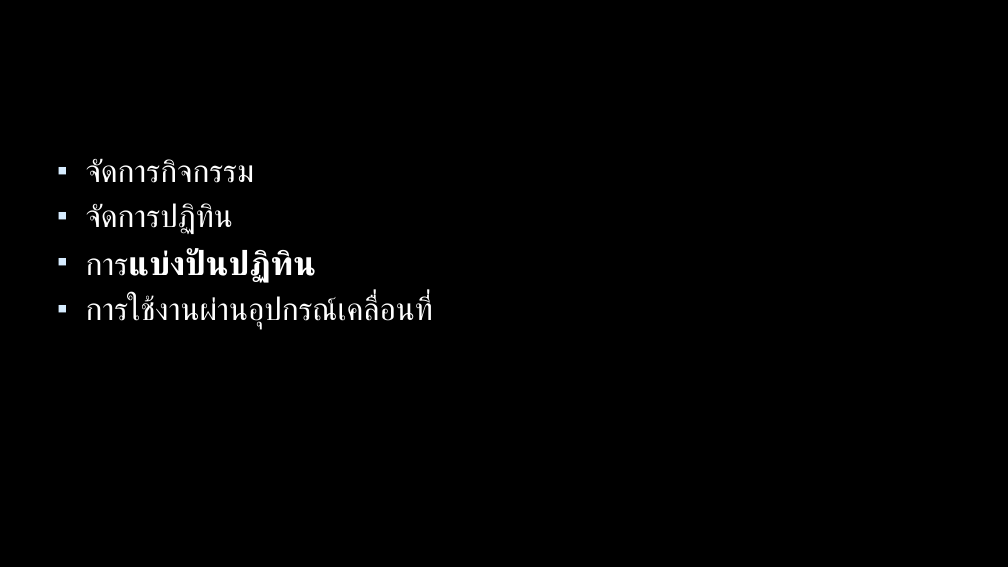
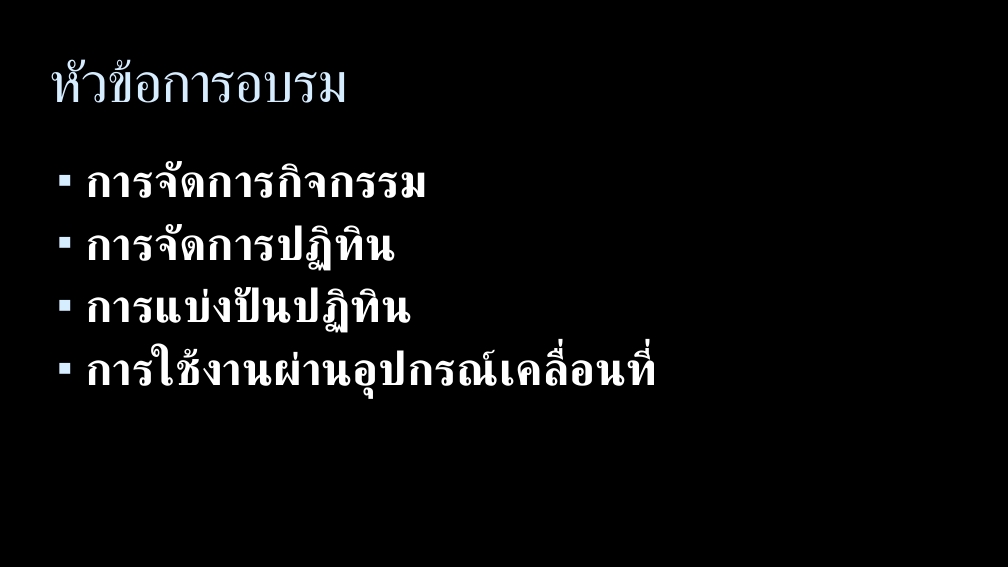
Before and after one commit to bratchasak/gcalendar, a slide deck: slide 2 of Google Calendar.pptx. Drawn at 1008x567 pixels with LibreOffice and Linux fonts; fonts in the diff are those of the drawing. Boxes give left, top, right and bottom in pixels: in the first picture for what was removed or moved away, otherwise in the second. Text is boxed around its words. In the diff, an @@ line names an element or a change of style, - is before the commit and + after.

Commit message:
edit 2014-04-04

```diff
--- a/Google Calendar.pptx
+++ b/Google Calendar.pptx
@@ title added at [50,59,348,103], 54 pt, text #D6ECFF @@
+หัวข้อการอบรม
@@ text at [86,161,428,271]: text changed; size 30 to 44 pt; bold on @@
-▪ จัดการกิจกรรม
-▪ จัดการปฏิทิน
+▪ การจัดการกิจกรรม
+▪ การจัดการปฏิทิน
@@ text at [86,287,654,398]: size 30 to 44 pt, bold on in "การแบ่งปันปฏิทิน", "การใช้งานผ่านอุปกรณ์เคลื่อนที่"; size 32 to 44 pt in "การแบ่งปันปฏิทิน" @@
```
